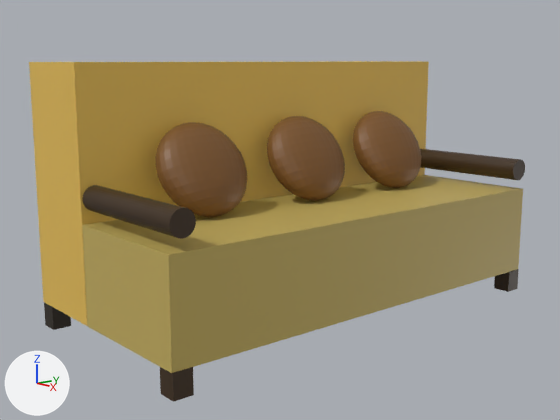
A saved change to the Blender file Semester 5/Multimedia/Sofa.blend.
The view is the same before and after, from a 50 mm camera at (11.8, -11.42, 5.3) aimed at (-1.06, -0.51, 2.04). Lighting does not change. The marker at lower left points along +X, +Y and +Z.
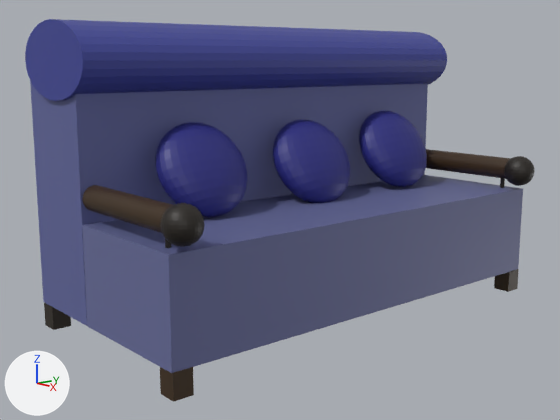
Pixel boxes [x1, y1, x2, y2] of what changed, in the pictures (560 x 420 px):
'Cube', recoloured (yellow to blue): [82, 175, 523, 373] in both
'Cube.001', recoloured (brown to blue): [29, 61, 429, 326] in both
'Cylinder.002', added (blue): after [25, 19, 447, 101]
'Sphere.001', recoloured (brown to blue): [155, 122, 247, 217] in both
'Sphere.002', recoloured, moved (brown to blue): before [267, 116, 345, 201]; after [273, 120, 350, 203]
'Sphere', recoloured, moved (brown to blue): before [353, 111, 421, 188]; after [359, 111, 427, 187]
'Sphere.003', added (black): after [161, 203, 205, 247]
'Sphere.004', added (black): after [504, 156, 535, 186]
'Cylinder.003', added: after [500, 178, 505, 188]
'Cylinder.004', added: after [165, 239, 171, 248]

What the commit changed:
Material 'Material.002' (mat_material_002) changes colour from yellow #c3ad5e to blue #676c9a; in linear values from (0.546, 0.418, 0.112) to (0.136, 0.15, 0.323).
Material 'Material.001' (mat_material_001) changes colour from yellow #e7bf57 to blue #60669c; in linear values from (0.8, 0.521, 0.0958) to (0.117, 0.132, 0.334).
Material 'Material.010' (mat_material_010) changes colour from brown #7c5327 to blue #2a2c81; in linear values from (0.202, 0.0874, 0.0199) to (0.0229, 0.0248, 0.22).
Material 'Material.017' (mat_material_017) is new.
Its base color is (0.0229, 0.0248, 0.22) (blue #2a2c81).
Material 'Material.016' (mat_material_016) is new.
Its base color is (0.0229, 0.0248, 0.22) (blue #2a2c81).
Material 'Material.015' (mat_material_015) is new.
Its base color is (0.016, 0.0116, 0.00767) (black #221c15).
Material 'Material.014' (mat_material_014) is new.
Its base color is (0.016, 0.0116, 0.00767) (black #221c15).
Material 'Material.013' (mat_material_013) is new.
Its base color is (0.013, 0.00972, 0.00605) (black #1e1912).
Material 'Material.012' (mat_material_012) is new.
Its base color is (0.013, 0.00972, 0.00605) (black #1e1912).
Material 'Material' (mat_material) is new.
Its base color is (0.0482, 0.0595, 0.314) (blue #3e4598).
me_sphere has 482 vertices, 512 faces and spans x -1.0..1.0, y -1.0..1.0, z -1.0..1.0.
me_sphere no longer uses material mat_material_009 (brown #7c5327).
me_sphere now uses material mat_material_017 (blue #2a2c81).
me_sphere_002 has 482 vertices, 512 faces and spans x -1.0..1.0, y -1.0..1.0, z -1.0..1.0.
me_sphere_002 no longer uses material mat_material_011 (brown #7c5327).
me_sphere_002 now uses material mat_material_016 (blue #2a2c81).
Mesh me_sphere_004 is new.
It is a UV sphere (32 segments, 16 rings, poles along z) spanning x -1.0..1.0, y -1.0..1.0, z -1.0..1.0.
It uses material mat_material_015 (black #221c15).
Mesh me_sphere_003 is new.
It is a UV sphere (32 segments, 16 rings, poles along z) spanning x -1.0..1.0, y -1.0..1.0, z -1.0..1.0.
It uses material mat_material_014 (black #221c15).
Mesh me_cylinder_004 is new.
It is a 32-sided cylinder along z spanning x -1.0..1.0, y -1.0..1.0, z -1.0..1.0.
It uses material mat_material_013 (black #1e1912).
Mesh me_cylinder_003 is new.
It is a 32-sided cylinder along z spanning x -1.0..1.0, y -1.0..1.0, z -1.0..1.0.
It uses material mat_material_012 (black #1e1912).
Mesh me_cylinder_002 is new.
It is a 32-sided cylinder along z spanning x -1.0..1.0, y -1.0..1.0, z -1.0..1.0.
It uses material mat_material (blue #3e4598).
Object 'Sphere' (ob_sphere) moves from (-0.83, 2.72, 3.18) to (-0.83, 2.93, 3.18).
Object 'Sphere.002' (ob_sphere_002) moves from (-0.83, 0.08, 3.18) to (-0.78, 0.2, 3.09).
Object 'Sphere.004' (ob_sphere_004) is new; it shows me_sphere_004.
Its location is (1.52, 4.75, 2.71).
Its scale is (0.35, 0.35, 0.35).
Object 'Sphere.003' (ob_sphere_003) is new; it shows me_sphere_003.
Its location is (1.52, -4.73, 2.71).
Its scale is (0.35, 0.35, 0.35).
Object 'Cylinder.004' (ob_cylinder_004) is new; it shows me_cylinder_004.
Its location is (1.07, -4.73, 2.37).
Its scale is (0.05, 0.05, 0.114).
Object 'Cylinder.003' (ob_cylinder_003) is new; it shows me_cylinder_003.
Its location is (1.07, 4.77, 2.37).
Its scale is (0.05, 0.05, 0.114).
Object 'Cylinder.002' (ob_cylinder_002) is new; it shows me_cylinder_002.
Its location is (-2.25, 0.02, 5.29).
Its rotation in degrees is (90, 90, 0).
Its scale is (0.75, 1.25, 5.1).
